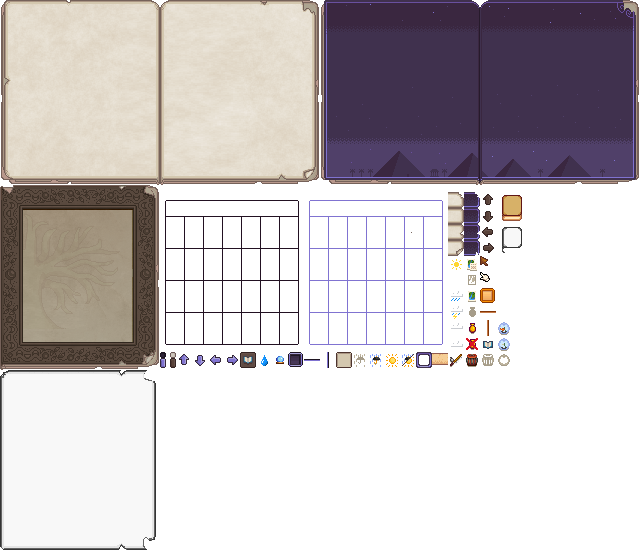
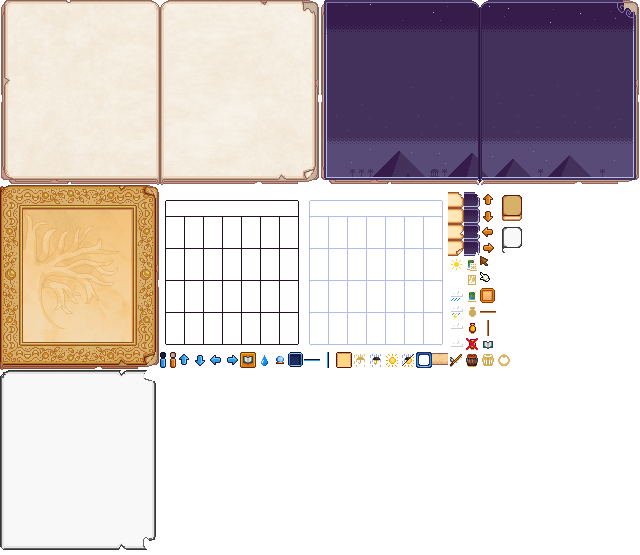
Two versions of the same layered image (640×555). Layer-by-layer changes:
hid group "Vintage Interface 2" (51 layers) over [0, 0, 639, 370]
added group "Earthy Interface" with 78 layers above "Standard Theme" over [0, 0, 639, 370]
added group "Icons" (4th of 5, in "Earthy Interface") with 26 layers in group "Earthy Interface" over [288, 259, 510, 367]
added group "UI Widgets" (4th of 5, in "Earthy Interface") with 28 layers in group "Earthy Interface" over [160, 192, 494, 368]
added group "Standard Scroll" (2nd of 3, in "Earthy Interface" › "UI Widgets") with 6 layers in group "UI Widgets" over [170, 194, 494, 368]
added group "Cover" (5th of 9, in "Earthy Interface") with 3 layers in group "Earthy Interface" over [0, 185, 159, 370]
added layer "Layer 10" (2nd of 4, in "Earthy Interface" › "Cover") (luminosity, 75%) in group "Cover" over [23, 209, 133, 342]
added layer "Alternative Cover" (2nd of 4, in "Earthy Interface" › "Cover") in group "Cover" over [0, 185, 159, 370]
added group "Open Pages - Magic" with 2 layers in group "Earthy Interface" over [321, 0, 639, 185]
added layer "Inner Page" (1st of 2, in "Earthy Interface" › "Open Pages - Magic") in group "Open Pages - Magic" over [324, 0, 636, 183]
added layer "Back Pages" (1st of 2, in "Earthy Interface" › "Open Pages - Magic") in group "Open Pages - Magic" over [321, 0, 639, 185]
added group "Open Pages - Normal" with 2 layers in group "Earthy Interface" over [1, 0, 319, 185]
added layer "Inner Page" (2nd of 2, in "Earthy Interface" › "Open Pages - Normal") in group "Open Pages - Normal" over [4, 0, 316, 184]
added layer "Back Pages" (2nd of 2, in "Earthy Interface" › "Open Pages - Normal") in group "Open Pages - Normal" over [1, 0, 319, 185]
added layer "Magic Calendar Grid" (2nd of 3, in "Earthy Interface") in group "Earthy Interface" over [309, 200, 443, 345]
hid group "Standard Theme" (75 layers) over [0, 0, 639, 370]
…and 35 more changes (35 added)
